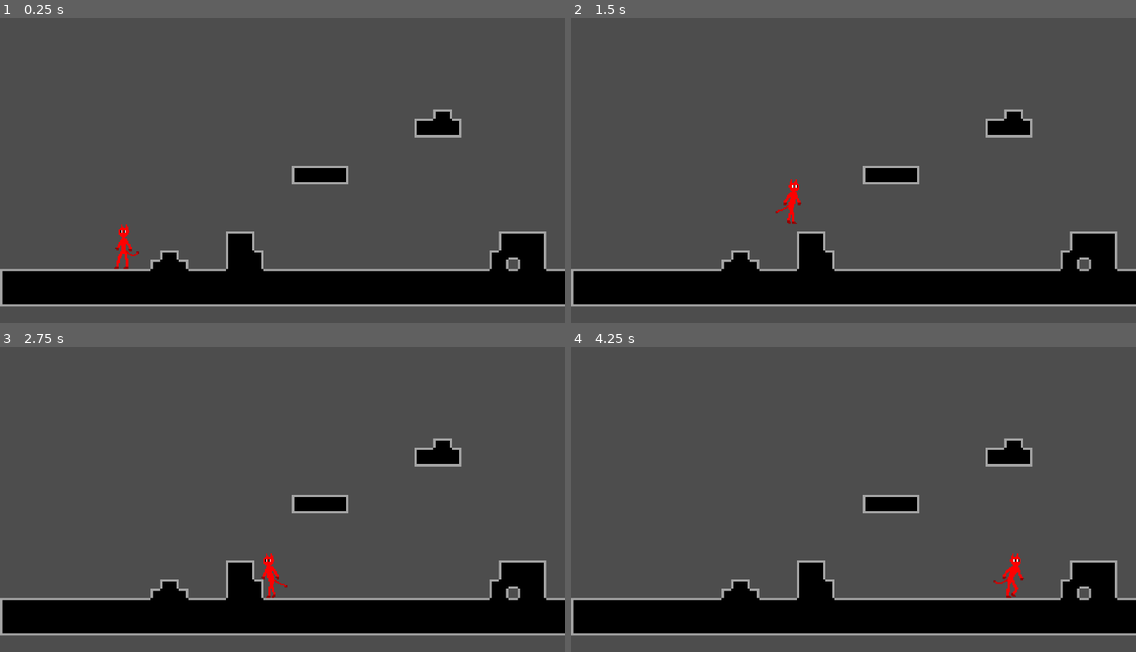
Above: before the commit, frames 1-4 (two rows, left to right).
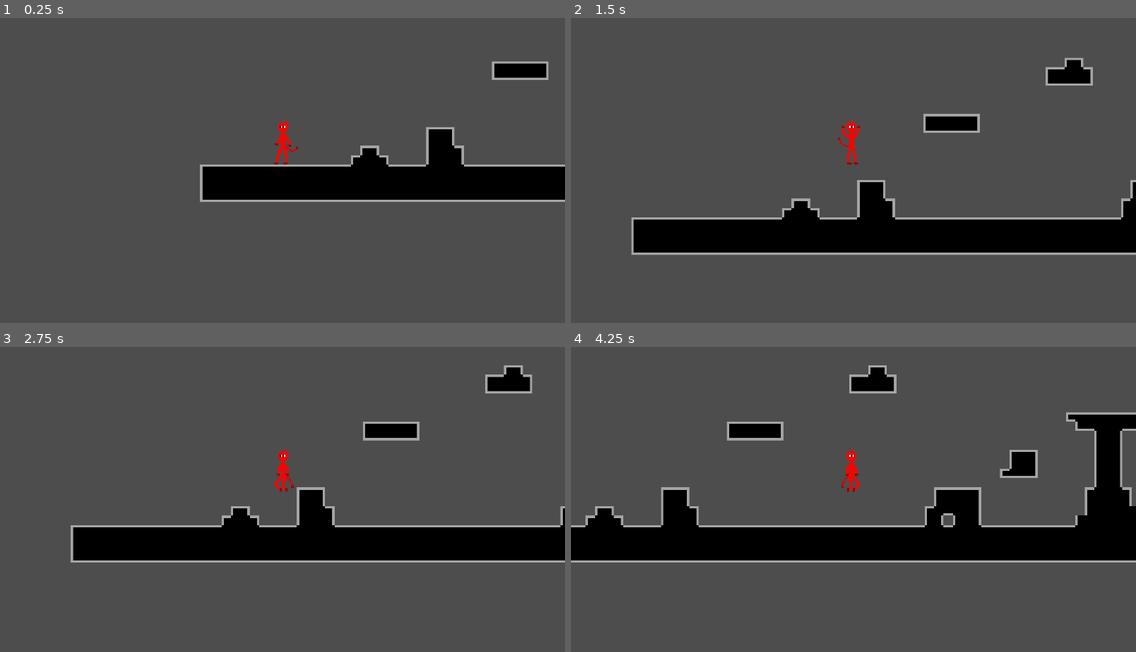
Above: after the commit, the same moments.

Repository: DecotDev/project-movement
Game: Godot game, scene res://Scences/world.tscn
Two runs of this game, one before a commit and one after it. Both use one fixed random seed, a clock stepped at 60 frames per second and the inputs below.
Inputs:
- Up to frame 1 (0.25 s): no input
- Up to frame 2 (1.5 s): tap Enter at 0.5 s; hold Up (ui_up) 0.53-1.28 s; hold Right (ui_right) from 0.53 s (still down); tap Up (ui_up) at 1.35 s
- Up to frame 3 (2.75 s): tap Up (ui_up) at 1.52, 1.82 s; release Right (ui_right) at 2.03 s; hold Left (ui_left) from 2.03 s (still down); hold Up (ui_up) from 2.03 s (still down)
- Up to frame 4 (4.25 s): release Left (ui_left) at 2.78 s; release Up (ui_up) at 2.78 s; hold Right (ui_right) from 2.78 s (still down); tap Up (ui_up) at 2.85, 3.02, 3.32 s; hold Up (ui_up) from 3.53 s (still down)

The runs differ from the first frame. In frame 1, 24% of the frame differs, in the area x 0-100%, y 14-95%; in frame 2, 27%; in frame 3, 28%; in frame 4, 34%, in the area x 0-100%, y 6-95%.

Commit message:
Movement animations
Added animations:
- Jumping
- Falling
- Crouch (alpha)

Diff:
--- a/Scences/slim_demon.tscn
+++ b/Scences/slim_demon.tscn
@@ -112,14 +112,15 @@
 
 [node name="AnimatedSprite2D" type="AnimatedSprite2D" parent="."]
 unique_name_in_owner = true
-position = Vector2(34, -16)
+position = Vector2(-0.5, -16)
 sprite_frames = SubResource("SpriteFrames_puu7e")
 animation = &"Idle"
-autoplay = "Crouch"
+autoplay = "Idle"
+frame_progress = 0.467746
 flip_h = true
 
 [node name="CollisionShape2D" type="CollisionShape2D" parent="."]
-position = Vector2(33.5, -18)
+position = Vector2(0, -18)
 shape = SubResource("RectangleShape2D_quko2")
 
 [node name="JumpBufferTimer" type="Timer" parent="."]
@@ -131,5 +132,7 @@
 unique_name_in_owner = true
 wait_time = 0.05
 
+[node name="Camera2D" type="Camera2D" parent="."]
+
 [connection signal="timeout" from="JumpBufferTimer" to="." method="_on_jump_buffer_timer_timeout"]
 [connection signal="timeout" from="CoyoteJumpTimer" to="." method="_on_coyote_jump_timer_timeout"]
--- a/Scripts/slim_demon.gd
+++ b/Scripts/slim_demon.gd
@@ -2,17 +2,20 @@
 
 var gravity = 100
 var friction = 100
-var max_speed = 400
+var max_speed = 550
 var acceleration = 180
-var jump_force = -1500
+var jump_force = -1700
 var double_jumps = 1
+var is_crouching = false
 
 func _physics_process(delta: float) -> void:
 	var input = Vector2.ZERO
 	input.x = Input.get_axis("ui_left", "ui_right")
-	#input.y = Input.get_axis("ui_up", "ui_down")
+	input.y = Input.get_axis("ui_up", "ui_down")
 
 	apply_gravity()
+	#if vertical_move(input) and is_on_floor():
+	#	%AnimatedSprite2D.play("Crouch")
 
 	if not horizontal_move(input):
 		apply_friction()
@@ -21,17 +24,27 @@
 		apply_acceleration(input.x)
 		%AnimatedSprite2D.play("Run")
 		%AnimatedSprite2D.flip_h = input.x < 0
+	if can_crouch() and Input.is_action_pressed("ui_down"):
+		input_crouch()
+	else:
+		is_crouching = false
 
-	input_jump()
+	if can_jump():
+		input_jump()
 	if is_on_floor():
 		double_jumps = 1
 	else:
 		input_double_jump()
+		if (velocity.y < 200 ):
+			%AnimatedSprite2D.play("Falling")
+		else: %AnimatedSprite2D.play("Jumping")
 
 	move_and_slide()
 
 func horizontal_move(input):
 	return input.x != 0
+func vertical_move(input):
+	return input.y < 0
 func apply_gravity():
 	velocity.y += gravity
 func apply_friction():
@@ -41,7 +54,17 @@
 func input_jump():
 	if Input.is_action_just_pressed("ui_up") and is_on_floor():
 		velocity.y = jump_force
+
 func input_double_jump():
 	if Input.is_action_just_pressed("ui_up") and double_jumps > 0:
 		velocity.y = jump_force
 		double_jumps -= 1
+func can_jump():
+	return is_on_floor()
+func can_crouch():
+	return is_on_floor()
+func input_crouch():
+	if Input.is_action_pressed("ui_down"):
+		if %AnimatedSprite2D.animation != "Crouch":
+			%AnimatedSprite2D.play("Crouch")
+	is_crouching = true
